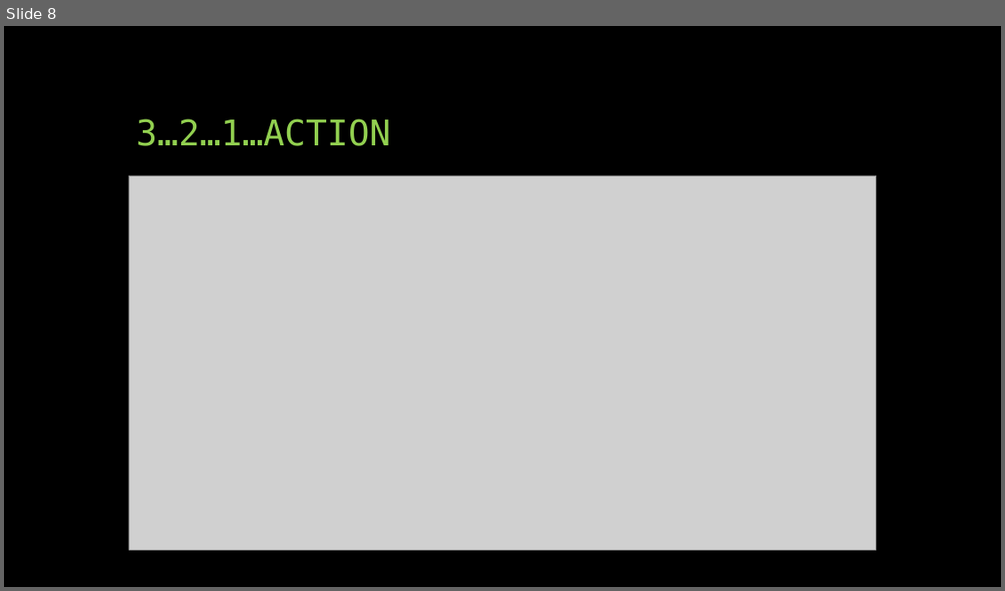
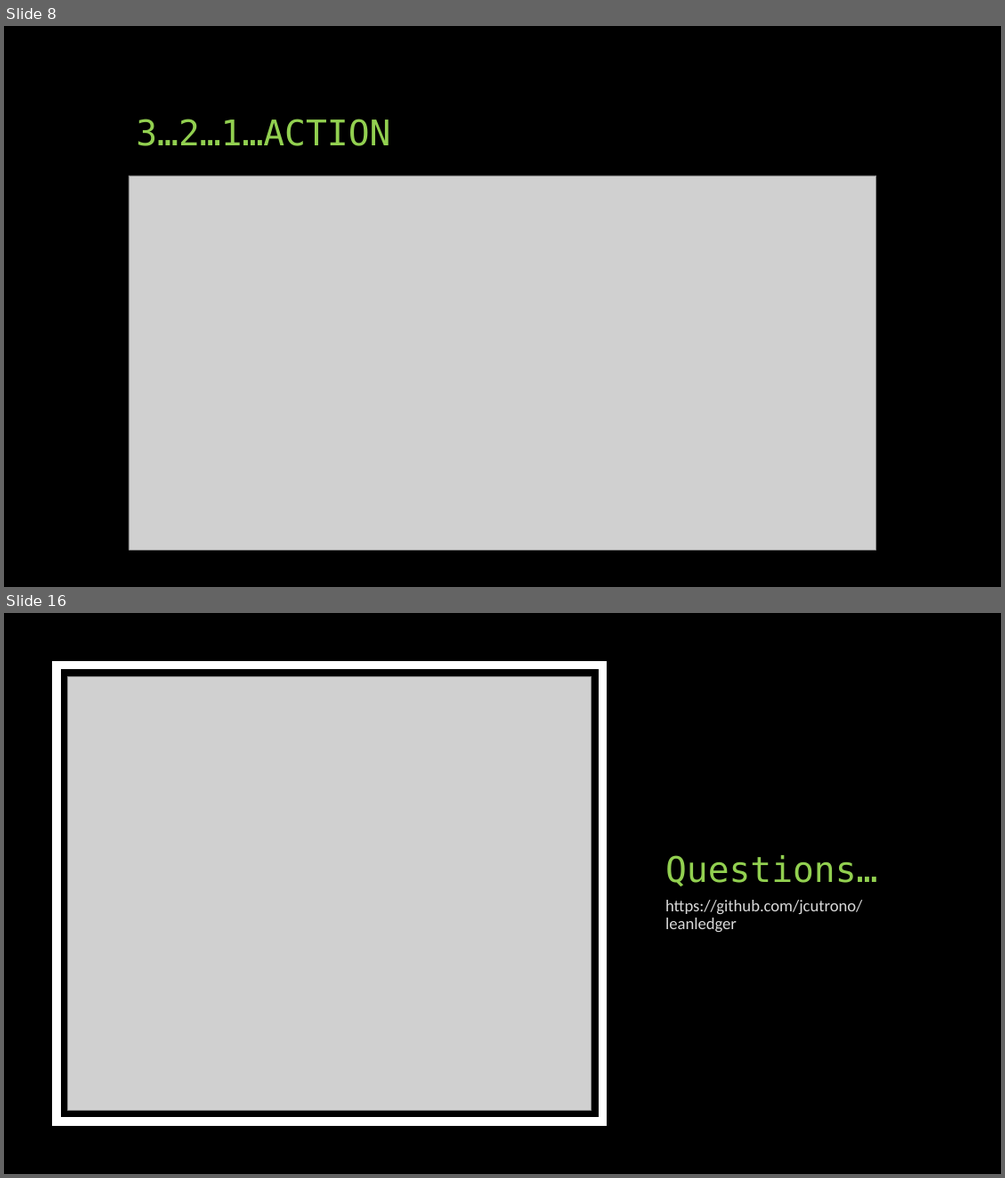
Before and after one commit to jcutrono/leanledger, a slide deck: Unmasking Blockchain.pptx. Shown one above the other, each under a label of ours: slide 8 before the commit, slides 8 and 16 after it; the slides between them are not shown. The pictures are 1005x591 and 1005x1178 pixels, drawn with LibreOffice and Linux fonts; fonts in the diff are those of the drawing; grey boxes stand for pictures. Boxes give left, top, right and bottom in pixels: in the first picture for what was removed or moved away, otherwise in the second. Text is boxed around its words. In the diff, an @@ line names an element or a change of style, - is before the commit and + after.

```diff
--- a/Unmasking Blockchain.pptx
+++ b/Unmasking Blockchain.pptx
@@ slide 16 added at (4, 613, 1001, 1174), background #000000 @@
@@ rectangle added at (57, 666, 602, 1121), fill #000000, outline #FFFFFF 8 pt @@
@@ picture added at (67, 676, 591, 1111) @@
@@ title added at (665, 855, 877, 886), 34 pt, text #92D050 @@
+Questions…
@@ text added at (665, 900, 862, 932), 16 pt, text #D9D9D9 @@
+https://github.com/jcutrono/leanledger
```
Also in this commit, not shown: 1 slide changed, 7 other slides added, 6 slides removed, 1 other file.
